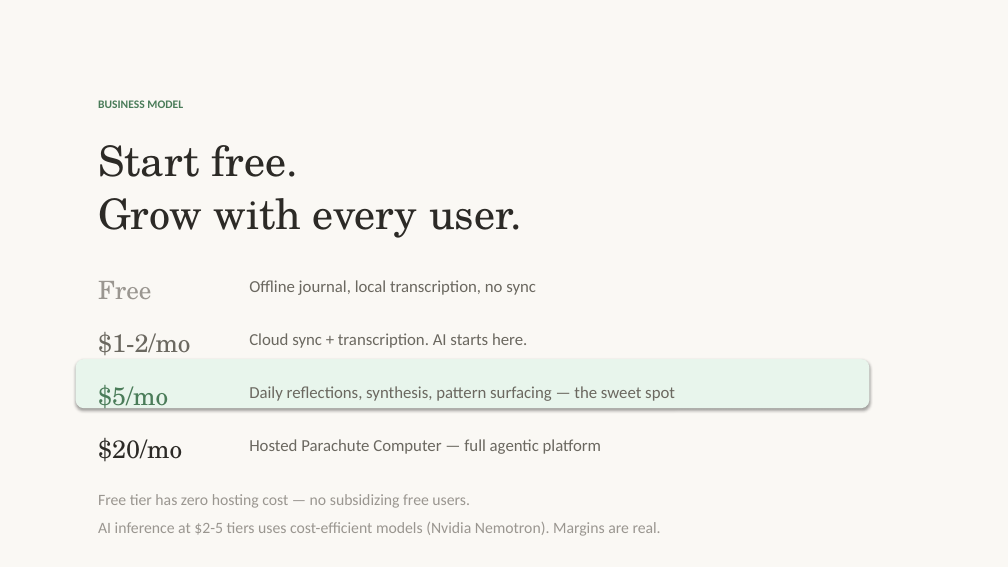
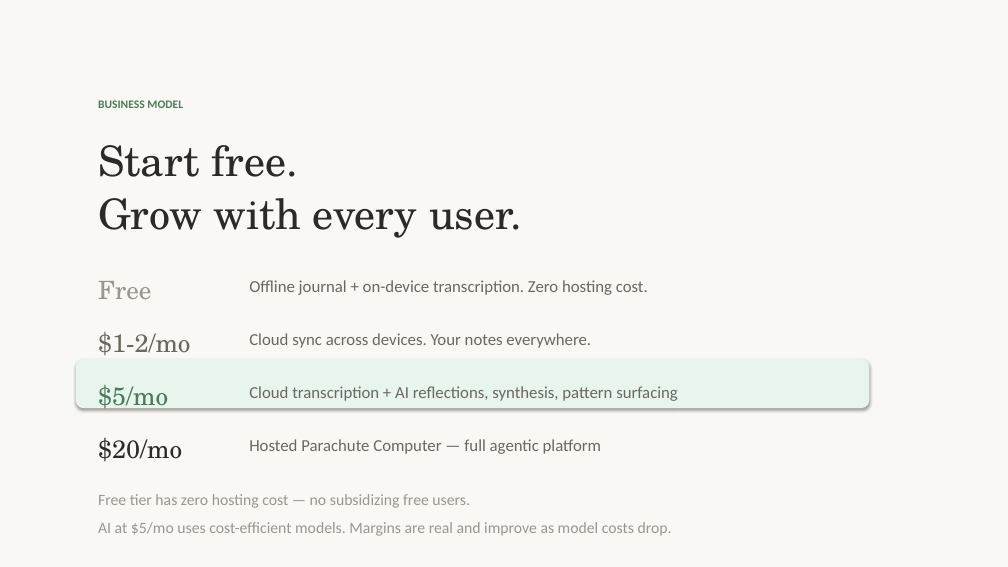
Before and after one commit to OpenParachutePBC/parachute-computer, a slide deck: slide 7 of nvc-pitch-deck.pptx. Drawn at 1008x567 pixels with LibreOffice and Linux fonts; fonts in the diff are those of the drawing. Boxes give left, top, right and bottom in pixels: in the first picture for what was removed or moved away, otherwise in the second. Text is boxed around its words. In the diff, an @@ line names an element or a change of style, - is before the commit and + after.

```diff
--- a/nvc-pitch-deck.pptx
+++ b/nvc-pitch-deck.pptx
@@ text at <box>249,280,648,295</box>: text changed @@
-Offline journal, local transcription, no sync
+Offline journal + on-device transcription. Zero hosting cost.
@@ text at <box>249,333,591,348</box>: text changed @@
-Cloud sync + transcription. AI starts here.
+Cloud sync across devices. Your notes everywhere.
@@ text at <box>249,386,678,401</box>: text changed @@
-Daily reflections, synthesis, pattern surfacing — the sweet spot
+Cloud transcription + AI reflections, synthesis, pattern surfacing
@@ text at <box>98,494,672,536</box>: text changed @@
-Free tier has zero hosting cost — no subsidizing free users.
-AI inference at $2-5 tiers uses cost-efficient models (Nvidia Nemotron). Margins are real.
+Free tier has zero hosting cost — no subsidizing free users.
+AI at $5/mo uses cost-efficient models. Margins are real and improve as model costs drop.
```
Also in this commit, not shown: 3 other slides changed, 1 slide added, 1 slide removed, 4 other files.
